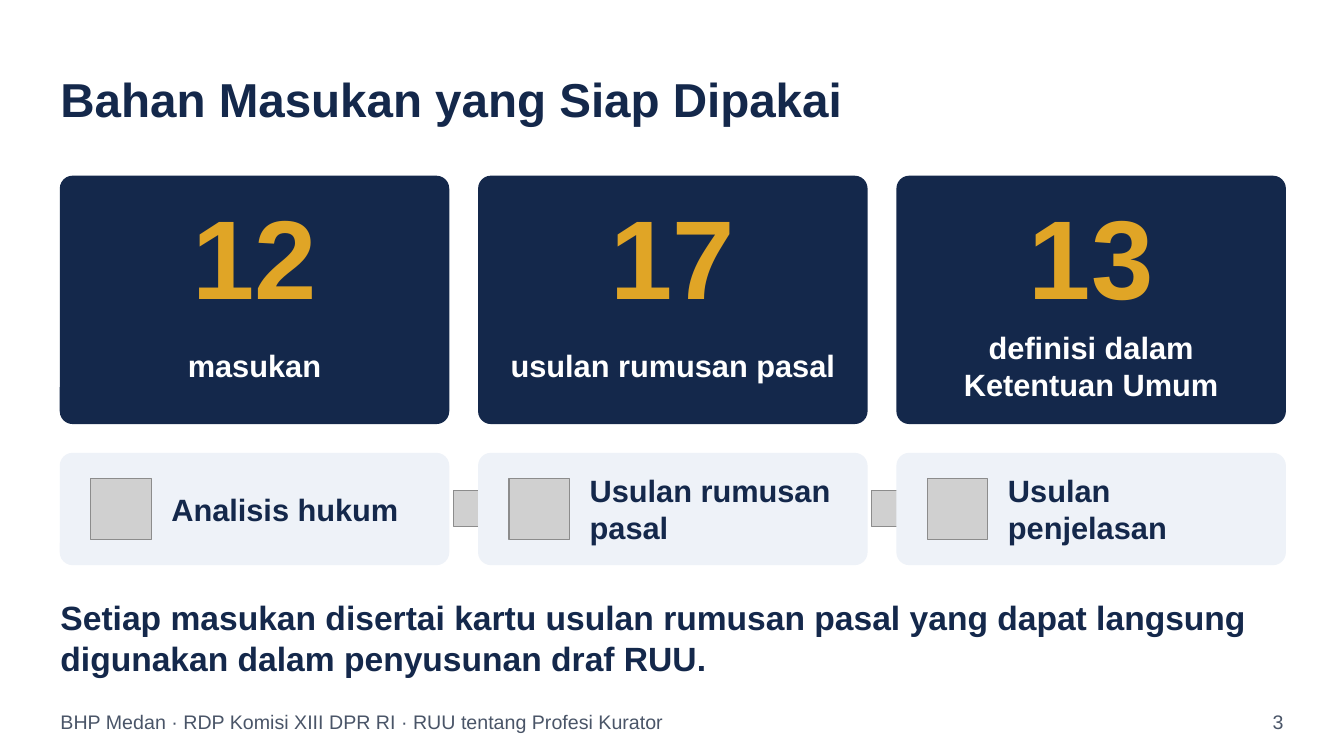
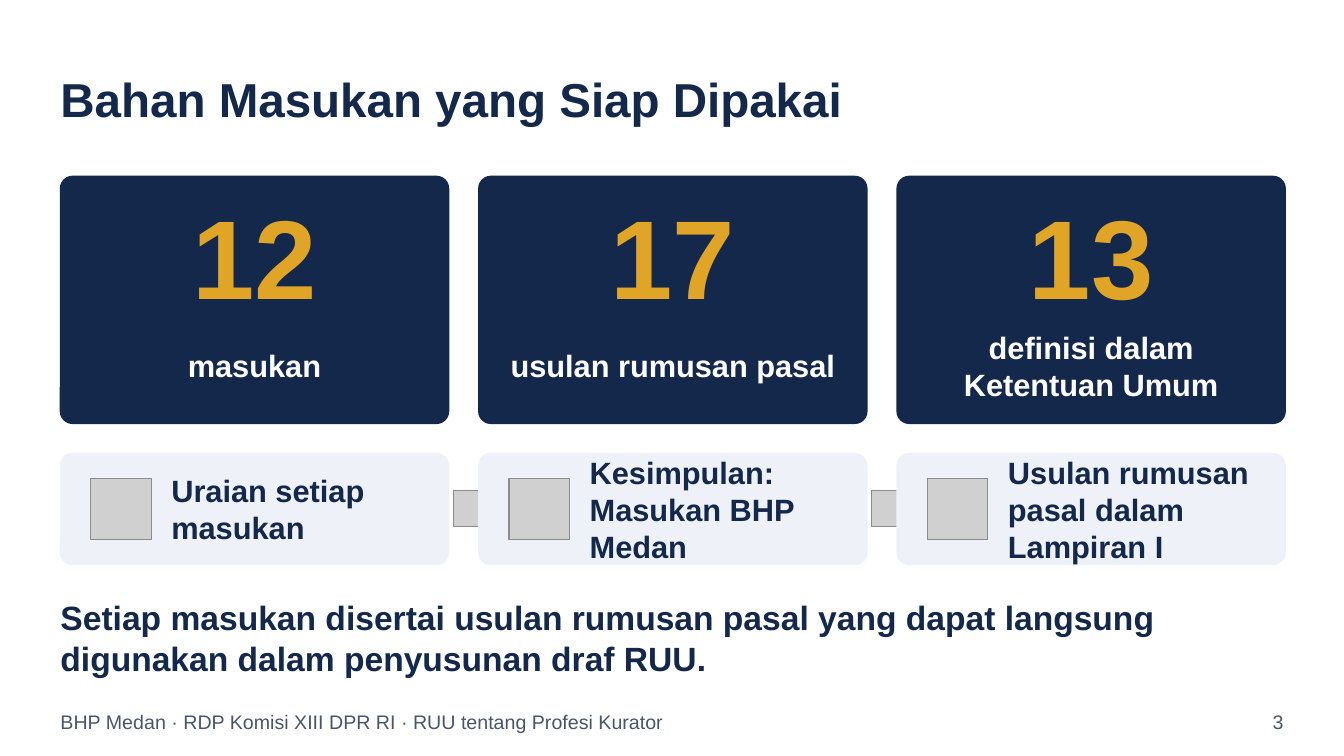
Before and after one commit to artheralawfirm-cloud/SAPAWALI, a slide deck: slide 3 of presentasi/Paparan_BHP_Medan_RUU_Profesi_Kurator.pptx. Drawn at 1344x756 pixels with LibreOffice and Linux fonts; fonts in the diff are those of the drawing; grey boxes stand for pictures. Boxes give left, top, right and bottom in pixels: in the first picture for what was removed or moved away, otherwise in the second. Text is boxed around its words. In the diff, an @@ line names an element or a change of style, - is before the commit and + after.

```diff
--- a/presentasi/Paparan_BHP_Medan_RUU_Profesi_Kurator.pptx
+++ b/presentasi/Paparan_BHP_Medan_RUU_Profesi_Kurator.pptx
@@ text at (171,479,364,540): text changed @@
-Analisis hukum
+Uraian setiap masukan
@@ text at (590,461,795,559): text changed @@
-Usulan rumusan pasal
+Kesimpulan: Masukan BHP Medan
@@ text at (1008,461,1249,563): text changed @@
-Usulan penjelasan
+Usulan rumusan pasal dalam Lampiran I
@@ text at (60,605,1154,678): text changed @@
-Setiap masukan disertai kartu usulan rumusan pasal yang dapat langsung digunakan dalam penyusunan draf RUU.
+Setiap masukan disertai usulan rumusan pasal yang dapat langsung digunakan dalam penyusunan draf RUU.
```
Also in this commit, not shown: 39 other slides changed, 1 slide added, 1 slide removed, 2 other files.
